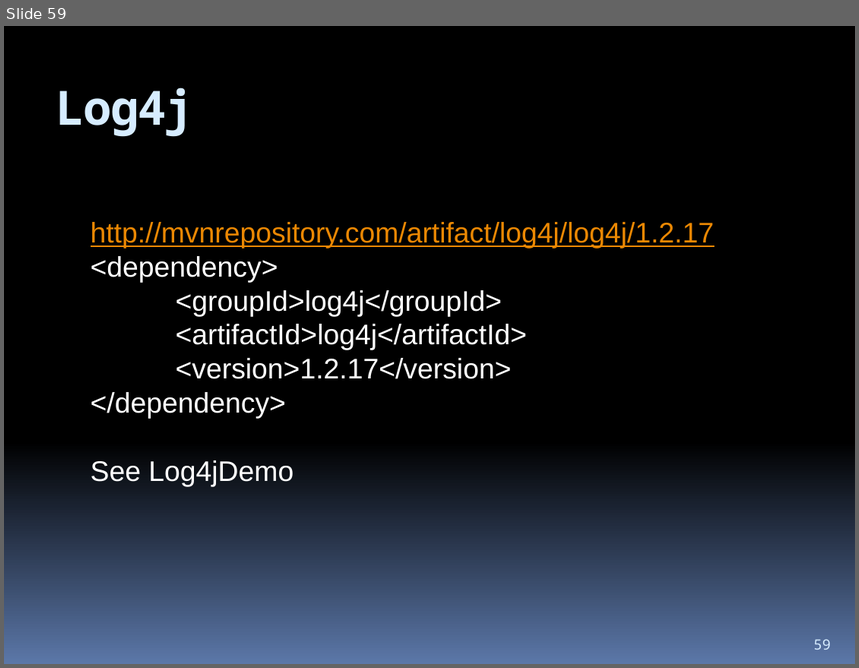
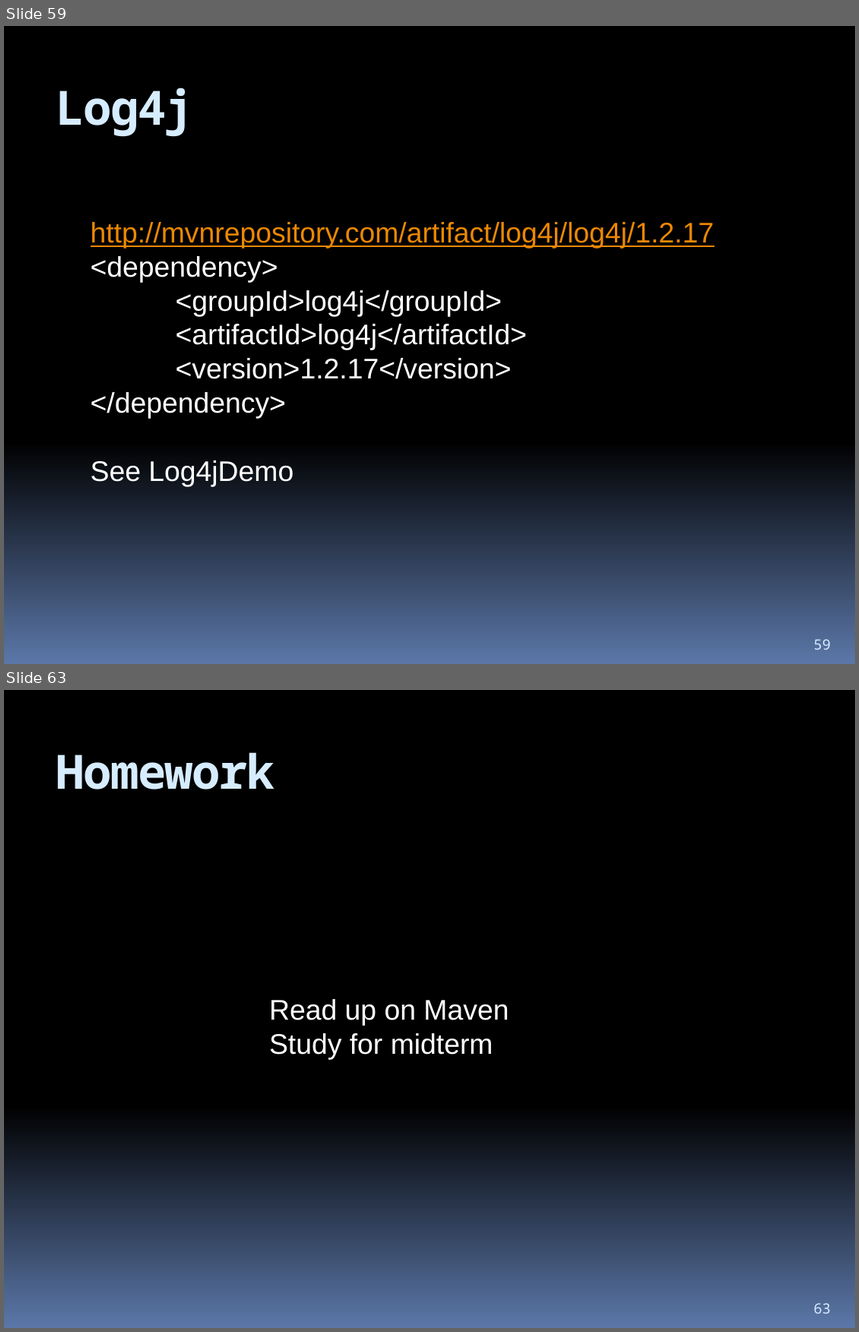
Before and after one commit to hchan/comp2613, a slide deck: coursePresentation.pptx. Shown one above the other, each under a label of ours: slide 59 before the commit, slides 59 and 63 after it; the slides between them are not shown. The pictures are 859x668 and 859x1332 pixels, drawn with LibreOffice and Linux fonts; fonts in the diff are those of the drawing. Boxes give left, top, right and bottom in pixels: in the first picture for what was removed or moved away, otherwise in the second. Text is boxed around its words. In the diff, an @@ line names an element or a change of style, - is before the commit and + after.

```diff
--- a/coursePresentation.pptx
+++ b/coursePresentation.pptx
@@ slide 63 added at (4, 690, 855, 1328), background gradient #000000 to #5B77A8 @@
@@ title added at (56, 752, 275, 790), 40 pt, text #D6ECFF, bold @@
+Homework
@@ text added at (269, 999, 509, 1060), 24 pt, text #FFFFFF @@
+Read up on Maven
+Study for midterm
@@ page number added at (814, 1303, 831, 1314), 12 pt, text #D6ECFF @@
+63
```
Also in this commit, not shown: 3 other slides added, 6 other files.
